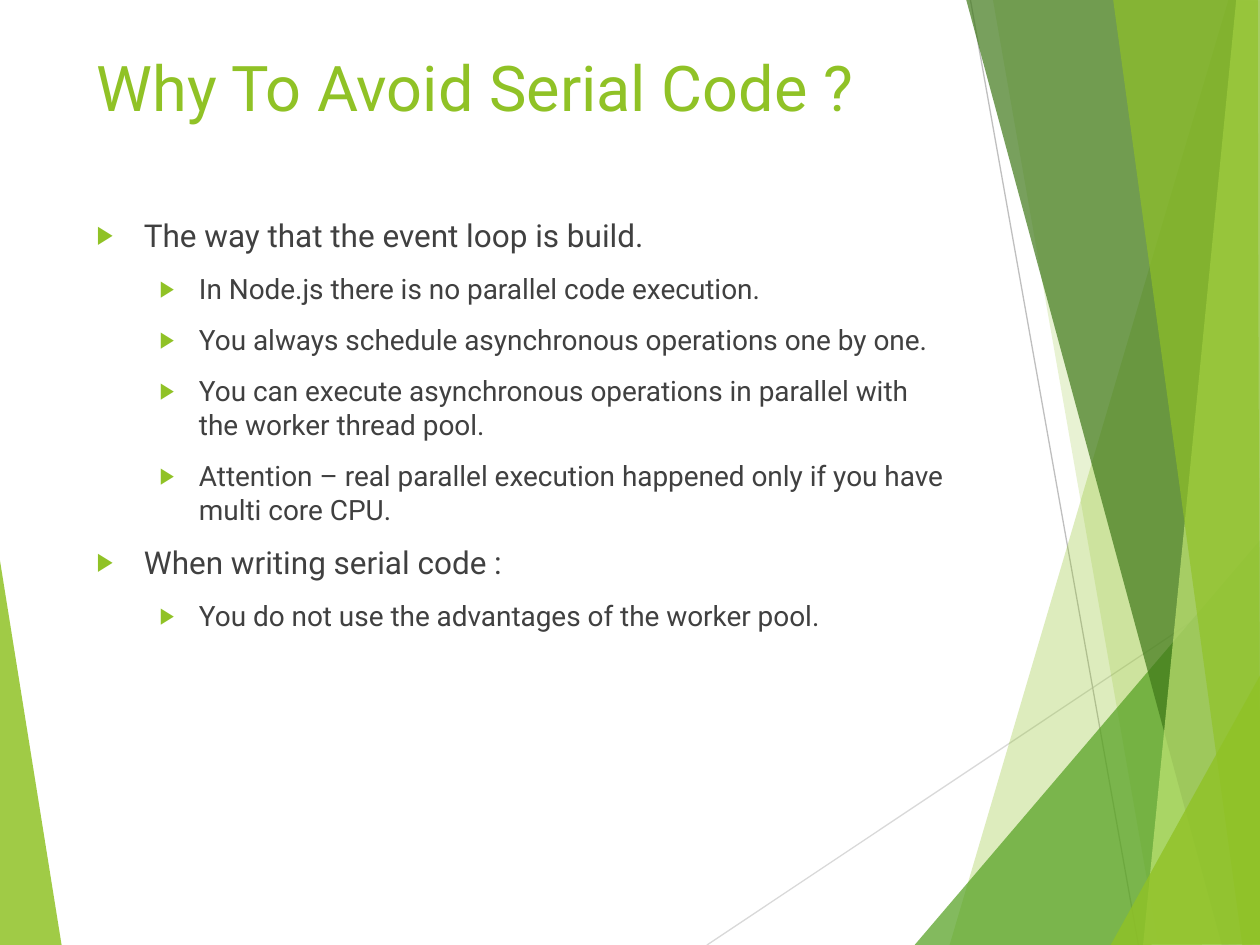
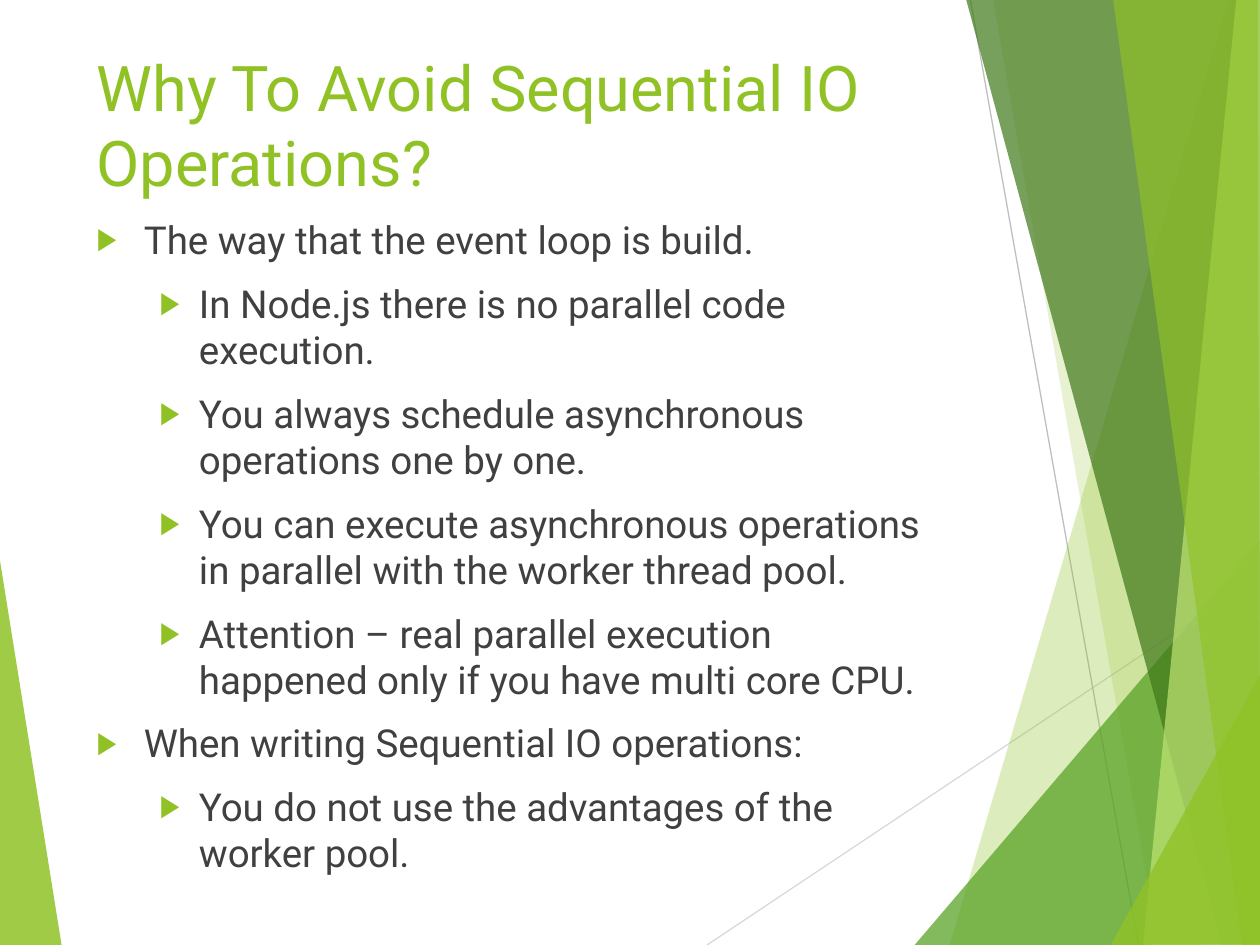
Before and after one commit to tamartwe/ijs_munich, a slide deck: slide 17 of node_js_performance/nodejs_performance/NodeJs_Performance.pptx. Drawn at 1260x945 pixels with LibreOffice and Linux fonts; fonts in the diff are those of the drawing. Boxes give left, top, right and bottom in pixels: in the first picture for what was removed or moved away, otherwise in the second. Text is boxed around its words. In the diff, an @@ line names an element or a change of style, - is before the commit and + after.

```diff
--- a/node_js_performance/nodejs_performance/NodeJs_Performance.pptx
+++ b/node_js_performance/nodejs_performance/NodeJs_Performance.pptx
@@ title at (97, 63, 860, 199): text changed @@
-Why To Avoid Serial Code ?
+Why To Avoid Sequential IO Operations?
@@ text at (144, 225, 920, 875): size 18 to 22 pt in "The way that the event loop is ..."; size 16 to 22 pt in "In Node.js there is no parallel code ...", "You always schedule asynchronous operations one by ...", "You can execute asynchronous operations in parallel ...", "Attention – real parallel execution happened only ..." and 1 more places @@
@@ text at (144, 728, 802, 765): text changed; size 18 to 22 pt @@
-▶ When writing serial code :
+▶ When writing Sequential IO operations:
```
Also in this commit, not shown: 17 other slides changed, 3 slides added, 13 other files.
